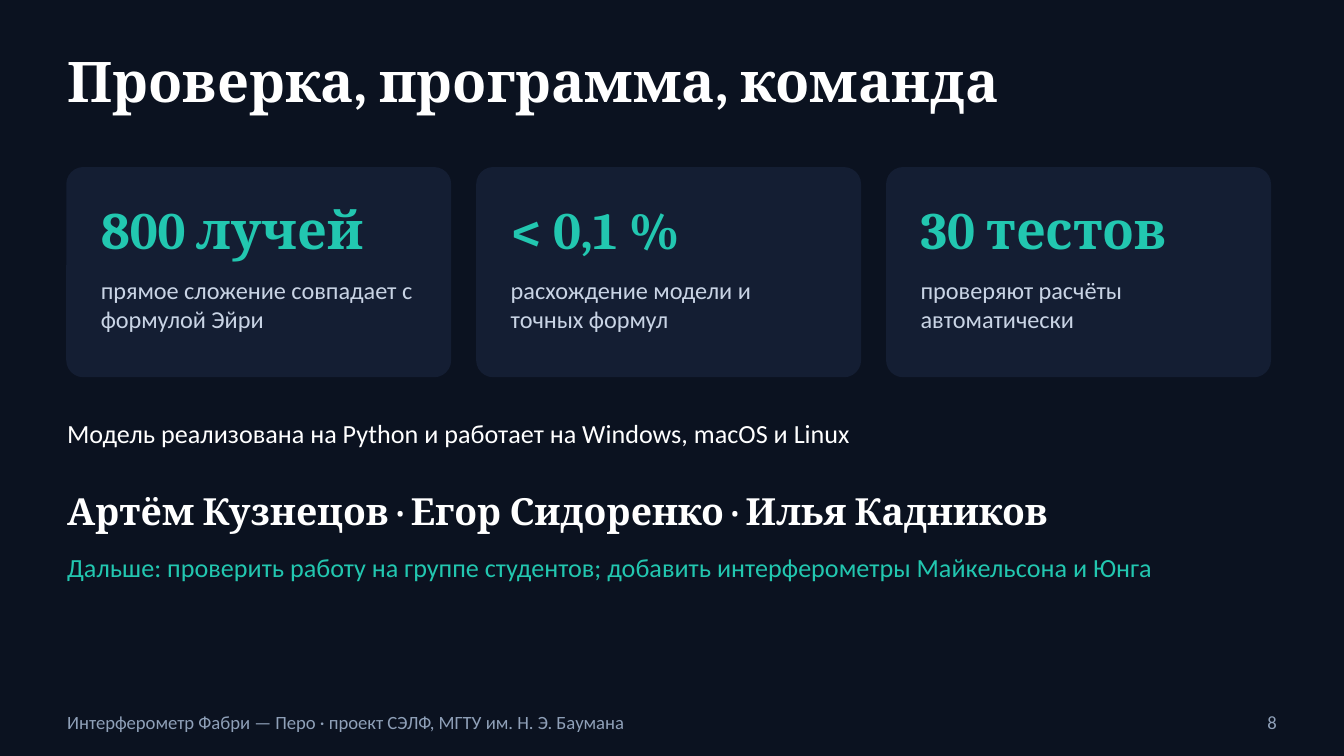
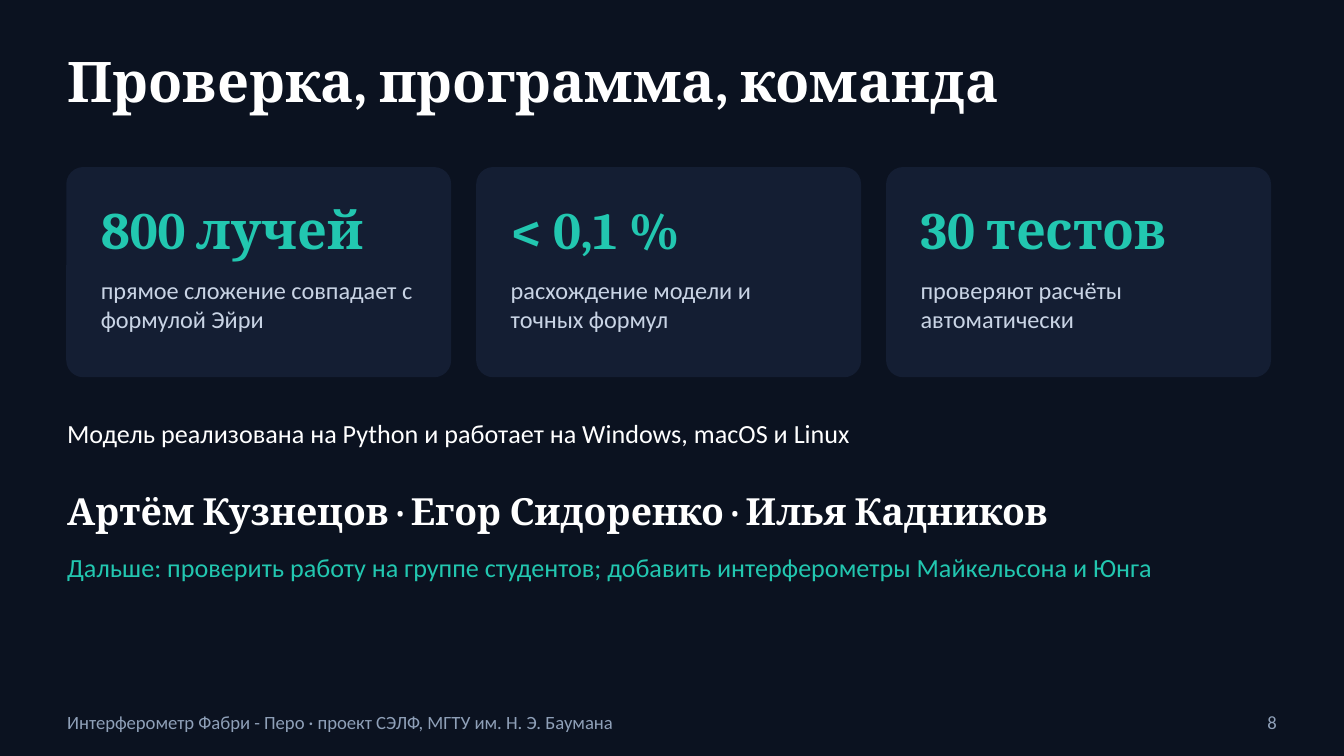
Before and after one commit to rookspooks-blip/fabry-pertotq, a slide deck: slide 8 of docs/politehnika/prezentaciya.pptx. Drawn at 1344x756 pixels with LibreOffice and Linux fonts; fonts in the diff are those of the drawing. Boxes give left, top, right and bottom in pixels: in the first picture for what was removed or moved away, otherwise in the second. Text is boxed around its words. In the diff, an @@ line names an element or a change of style, - is before the commit and + after.

```diff
--- a/docs/politehnika/prezentaciya.pptx
+++ b/docs/politehnika/prezentaciya.pptx
@@ text at <box>67,716,613,732</box>: text changed @@
-Интерферометр Фабри — Перо · проект СЭЛФ, МГТУ им. Н. Э. Баумана
+Интерферометр Фабри - Перо · проект СЭЛФ, МГТУ им. Н. Э. Баумана
```
Also in this commit, not shown: 6 other slides changed, 1 slide added, 1 slide removed, 3 other files.
